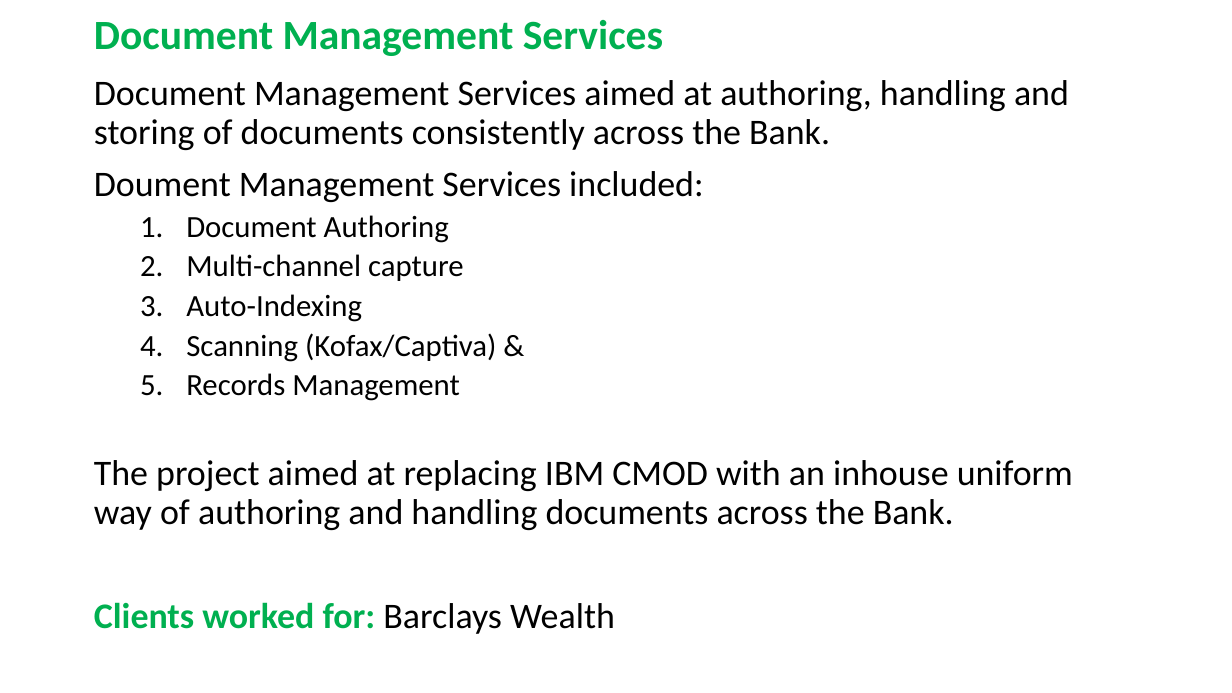
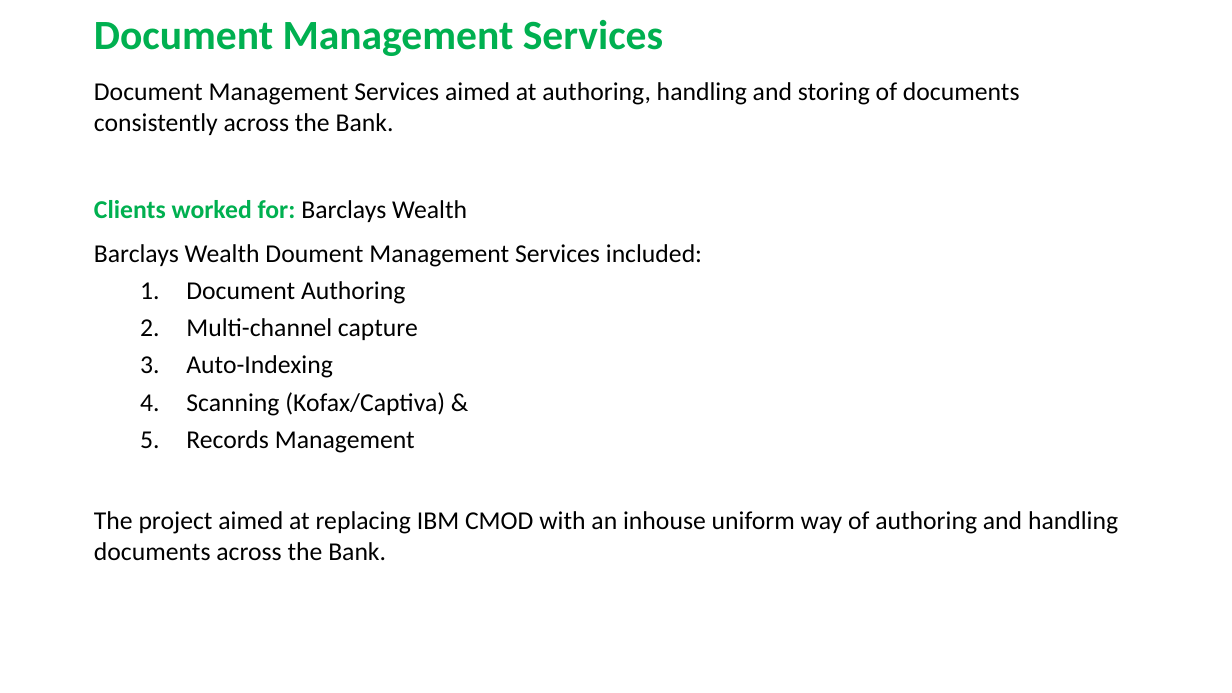
Before and after one commit to RaghavanKasthuri/Business-Analysis, a slide deck: slide 1 of Business Knowledge/Document Management Services.pptx. Drawn at 1232x693 pixels with LibreOffice and Linux fonts; fonts in the diff are those of the drawing. Boxes give left, top, right and bottom in pixels: in the first picture for what was removed or moved away, otherwise in the second. Text is boxed around its words. In the diff, an @@ line names an element or a change of style, - is before the commit and + after.

Commit message:
Business Knowledge from real-life projects

```diff
--- a/Business Knowledge/Document Management Services.pptx
+++ b/Business Knowledge/Document Management Services.pptx
@@ text at [94, 82, 1118, 561]: size 28 to 20 pt in "Document Management Services aimed at authoring, handling ...", "The project aimed at replacing IBM CMOD ..."; size 24 to 20 pt in "Document Authoring", "Multi-channel capture", "Auto-Indexing", "Scanning (Kofax/Captiva) &" and 1 more places; line spacing 0.9 to 1 @@
@@ text at [94, 200, 702, 267]: text changed; size 28 to 20 pt @@
-Doument Management Services included:
+Clients worked for: Barclays Wealth
+Barclays Wealth Doument Management Services included:
@@ text at [94, 602, 615, 634]: paragraph removed @@
-Clients worked for: Barclays Wealth
```
Also in this commit, not shown: 6 other files.
